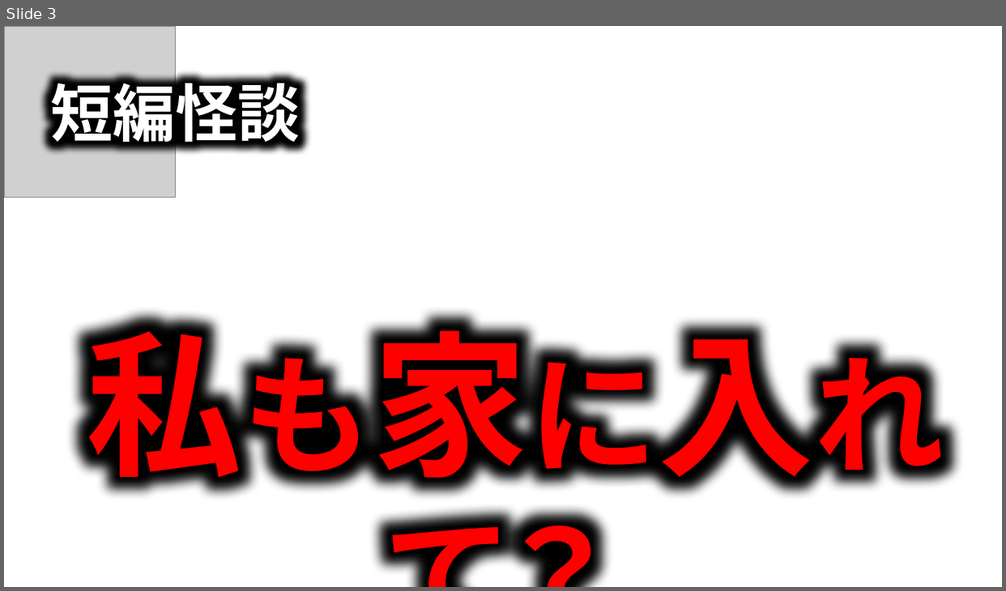
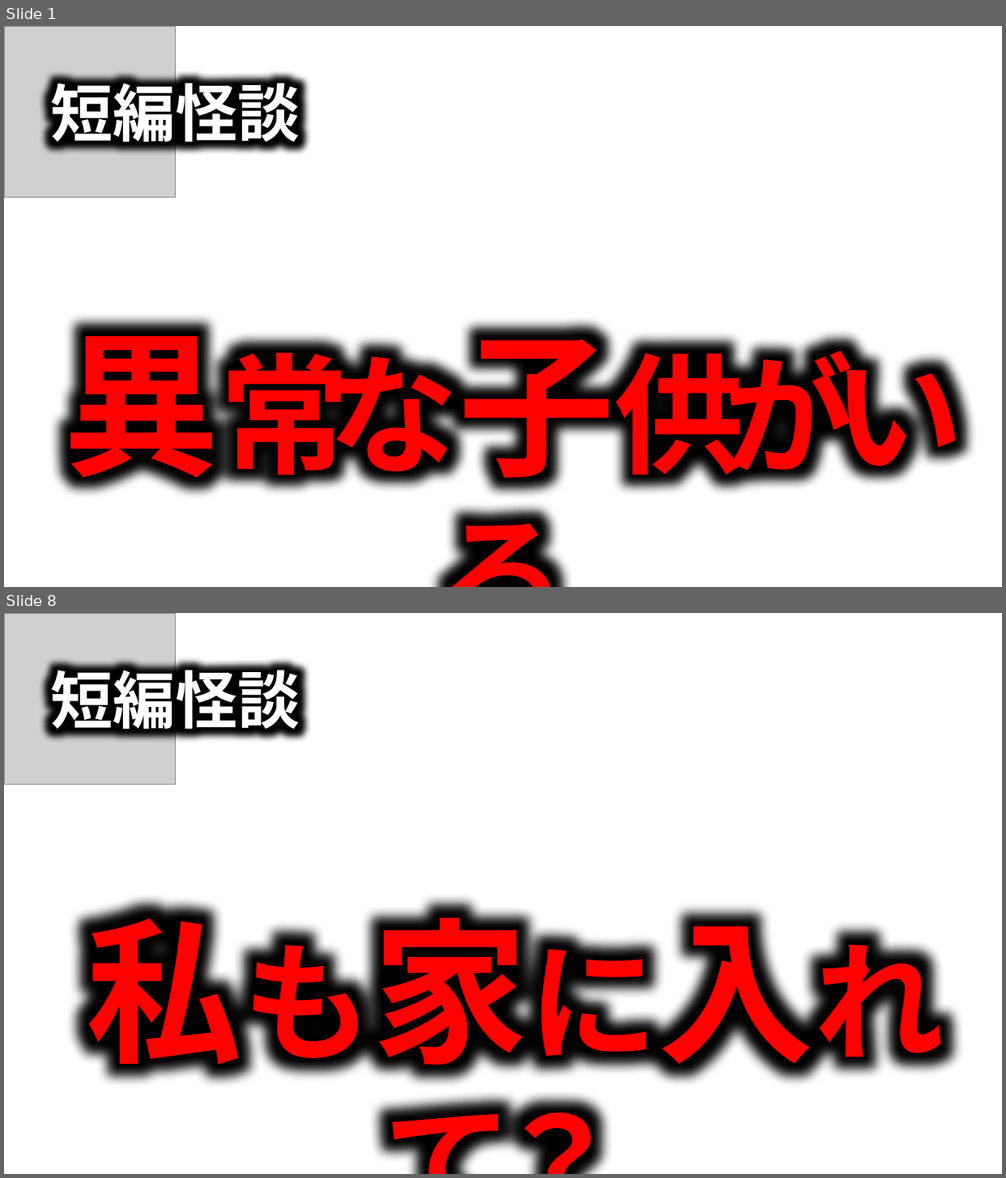
Before and after one commit to takeko333/ContentGenerator, a slide deck: bkup/Channels/ほたてまだこ/サムネイル_Horror.pptx. Shown one above the other, each under a label of ours: slide 3 before the commit, slides 1 and 8 after it; the slides between them are not shown. The pictures are 1006x591 and 1006x1178 pixels, drawn with LibreOffice and Linux fonts; fonts in the diff are those of the drawing; grey boxes stand for pictures; background and template pictures are left out. Boxes give left, top, right and bottom in pixels: in the first picture for what was removed or moved away, otherwise in the second. Text is boxed around its words. In the diff, an @@ line names an element or a change of style, - is before the commit and + after.

```diff
--- a/bkup/Channels/ほたてまだこ/サムネイル_Horror.pptx
+++ b/bkup/Channels/ほたてまだこ/サムネイル_Horror.pptx
@@ slide 1 added at [4, 26, 1002, 587], background picture (left out) @@
@@ picture added at [4, 26, 176, 198] @@
@@ text added at [50, 73, 300, 152], 60 pt, text #FFFFFF, bold @@
+短編怪談
@@ text added at [64, 305, 963, 501], 125 pt, text gradient #FF0000 to #000000, bold @@
+異常な子供がいる
@@ what was slide 3 is now slide 8 @@
```
Also in this commit, not shown: 1 slide changed, 5 other slides added, 1 slide removed, 1 other file.
